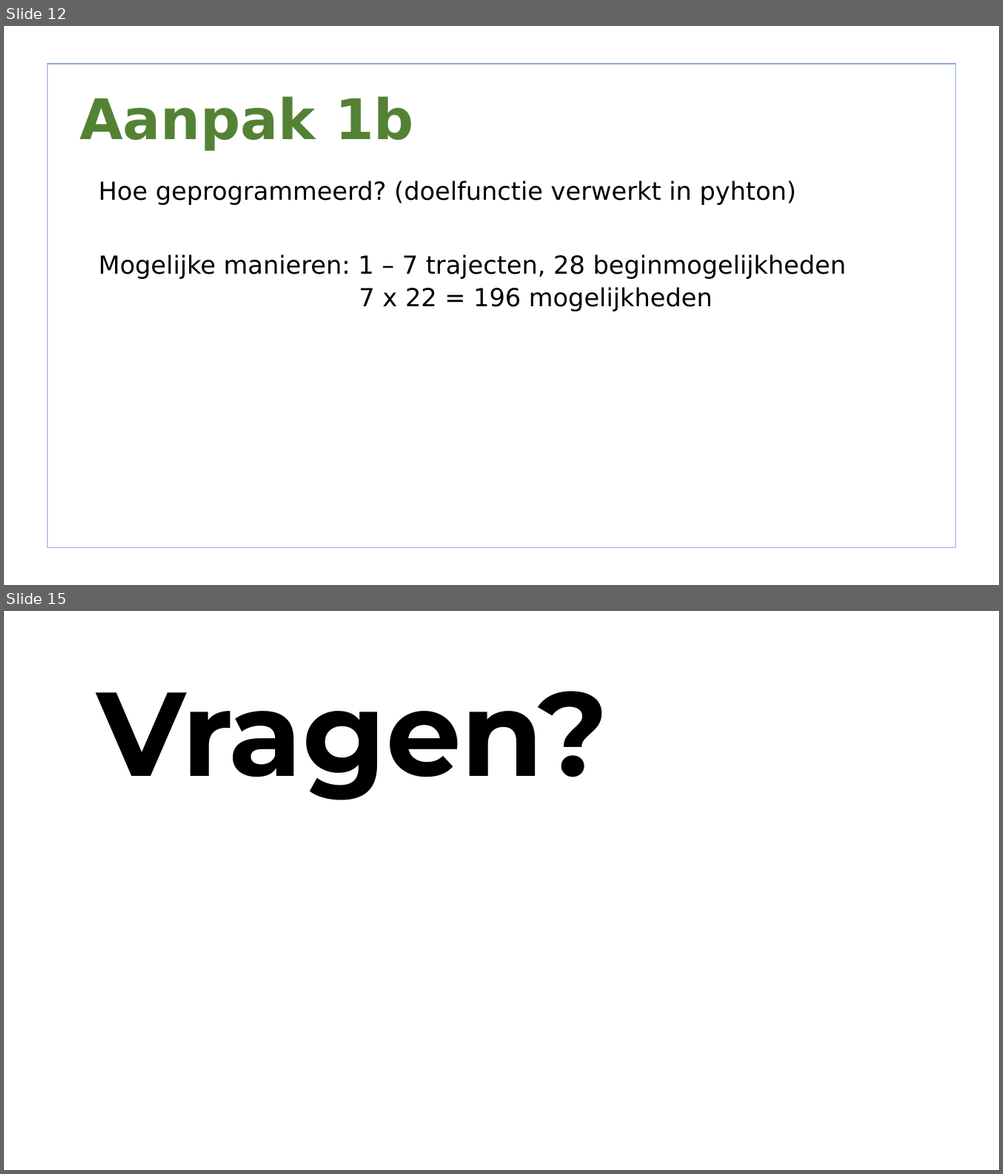
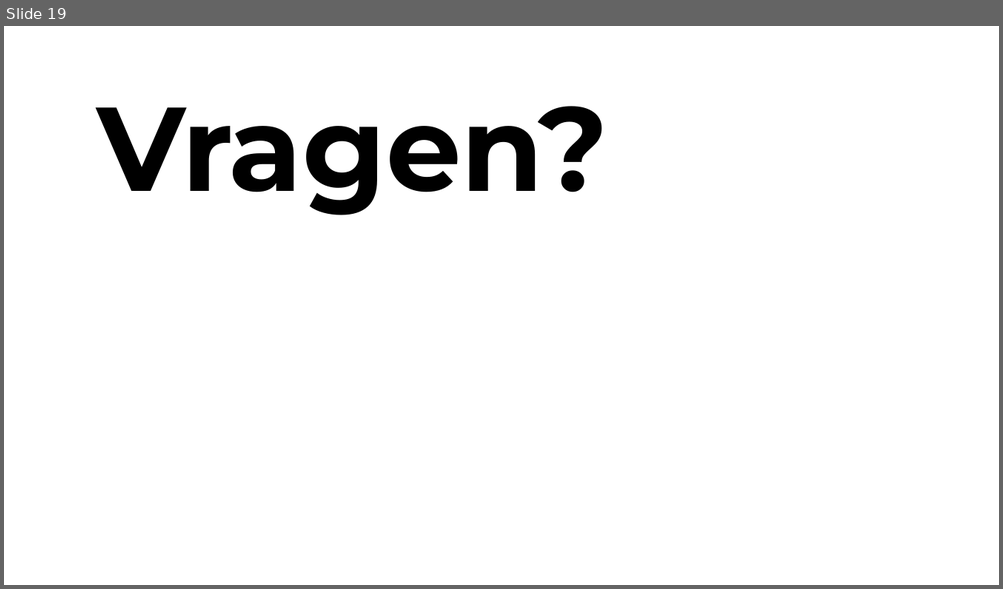
Before and after one commit to lisa259/RailNL, a slide deck: presentaties/Presentation 2.odp. Shown one above the other, each under a label of ours: slides 12 and 15 before the commit, slide 19 after it; the slides between them are not shown. The pictures are 1003x1174 and 1003x589 pixels, drawn with LibreOffice and Linux fonts; fonts in the diff are those of the drawing; background and template pictures are left out. Boxes give left, top, right and bottom in pixels: in the first picture for what was removed or moved away, otherwise in the second. Text is boxed around its words. In the diff, an @@ line names an element or a change of style, - is before the commit and + after.

```diff
--- a/presentaties/Presentation 2.odp
+++ b/presentaties/Presentation 2.odp
@@ slide 12 removed at [4,26,999,585], background picture (left out) @@
@@ freeform shape removed at [47,64,956,548] @@
@@ title removed at [79,96,414,151] @@
-Aanpak 1b
@@ text removed at [99,181,846,312] @@
-• Hoe geprogrammeerd? (doelfunctie verwerkt in pyhton)
-• Mogelijke manieren: 1 – 7 trajecten, 28 beginmogelijkheden
-            7 x 22 = 196 mogelijkheden
@@ what was slide 15 is now slide 19 @@
```
Also in this commit, not shown: 3 slides changed, 15 slides added, 10 other slides removed, 4 other files.
